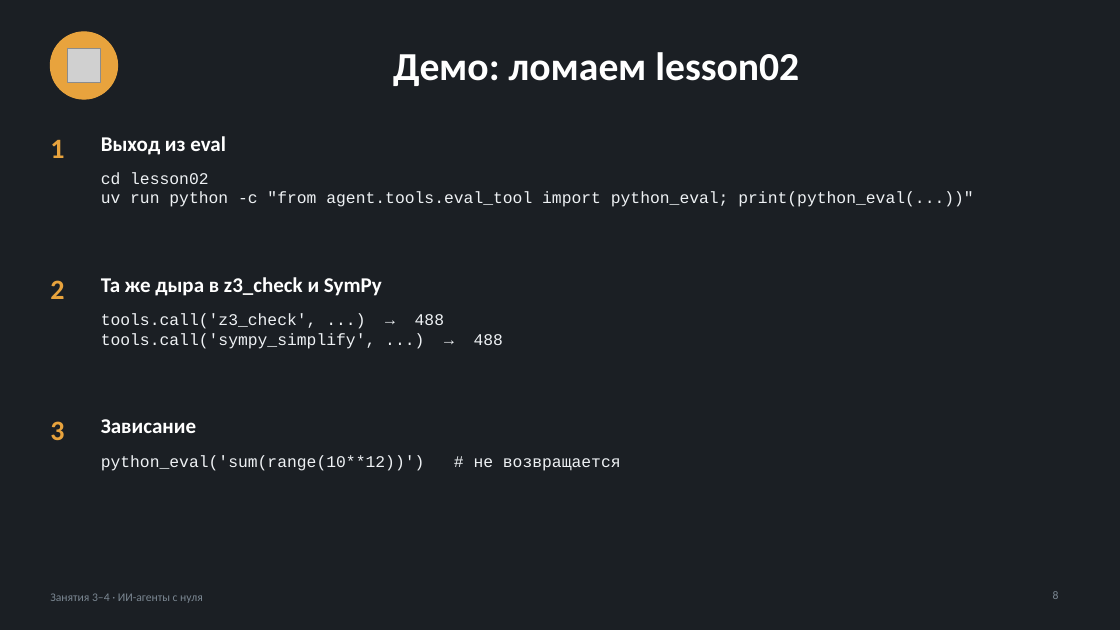
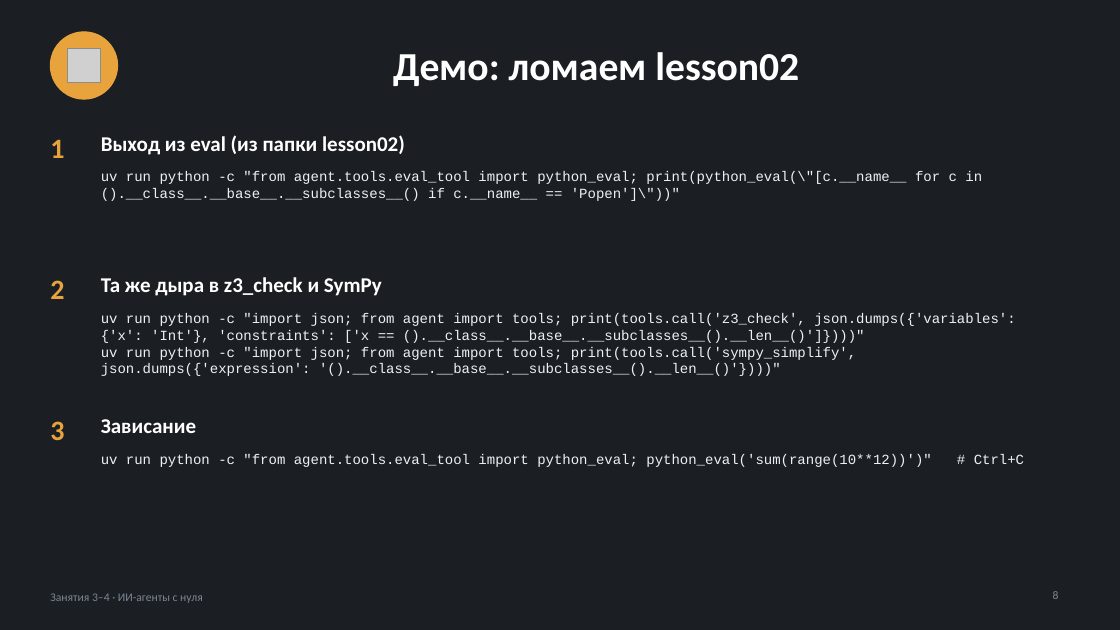
Before and after one commit to chernyatiev/ai_agents_course, a slide deck: slide 8 of materials/slides/lessons03-04_security_and_bank.pptx. Drawn at 1120x630 pixels with LibreOffice and Linux fonts; fonts in the diff are those of the drawing; grey boxes stand for pictures. Boxes give left, top, right and bottom in pixels: in the first picture for what was removed or moved away, otherwise in the second. Text is boxed around its words. In the diff, an @@ line names an element or a change of style, - is before the commit and + after.

```diff
--- a/materials/slides/lessons03-04_security_and_bank.pptx
+++ b/materials/slides/lessons03-04_security_and_bank.pptx
@@ text at (101,135,405,155): text changed @@
-Выход из eval
+Выход из eval (из папки lesson02)
@@ text at (101,171,982,201): text changed; size 14 to 12 pt @@
-cd lesson02
-uv run python -c "from agent.tools.eval_tool import python_eval; print(python_eval(...))"
+uv run python -c "from agent.tools.eval_tool import python_eval; print(python_eval(\"[c.__name__ for c in ().__class__.__base__.__subclasses__() if c.__name__ == 'Popen']\"))"
@@ text at (101,313,1015,376): text changed; size 14 to 12 pt @@
-tools.call('z3_check', ...) → 488
-tools.call('sympy_simplify', ...) → 488
+uv run python -c "import json; from agent import tools; print(tools.call('z3_check', json.dumps({'variables': {'x': 'Int'}, 'constraints': ['x == ().__class__.__base__.__subclasses__().__len__()']})))"
+uv run python -c "import json; from agent import tools; print(tools.call('sympy_simplify', json.dumps({'expression': '().__class__.__base__.__subclasses__().__len__()'})))"
@@ text at (101,454,1024,467): text changed; size 14 to 12 pt @@
-python_eval('sum(range(10**12))') # не возвращается
+uv run python -c "from agent.tools.eval_tool import python_eval; python_eval('sum(range(10**12))')" # Ctrl+C
```
Also in this commit, not shown: 2 other slides changed, 1 other file.
